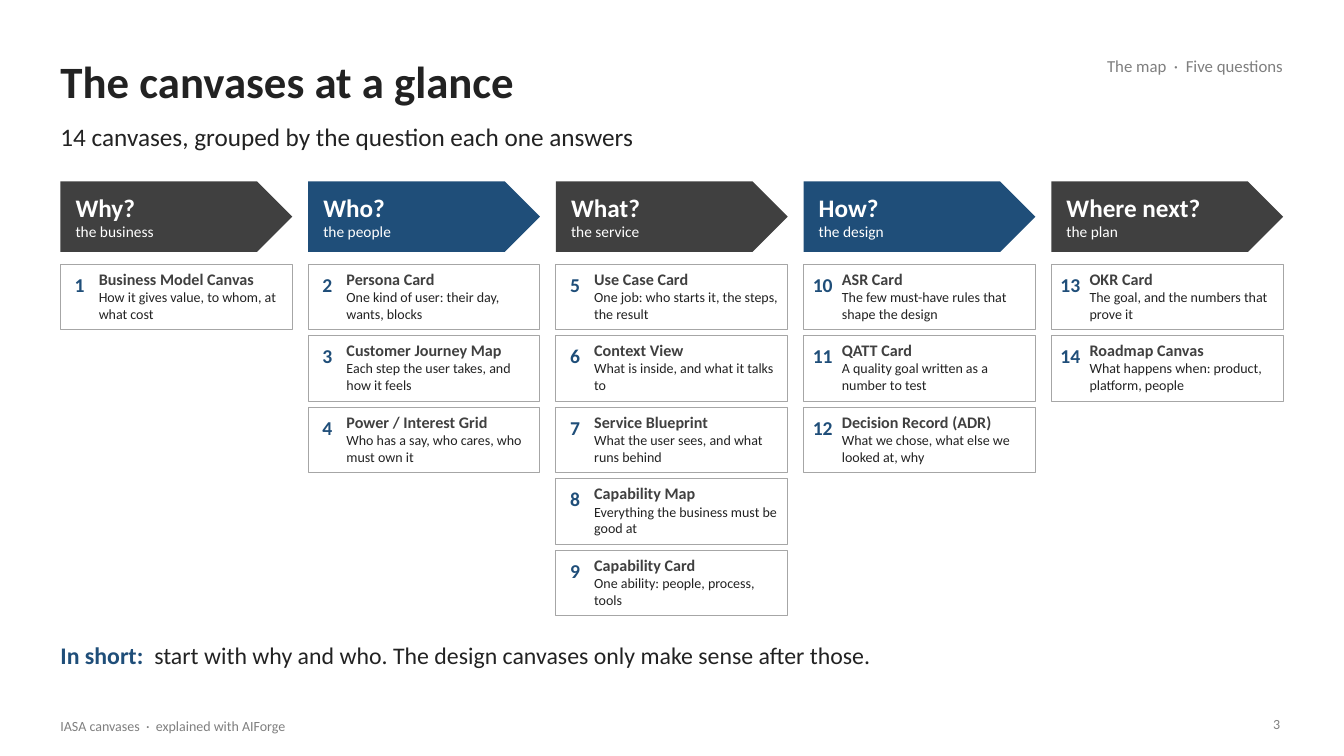
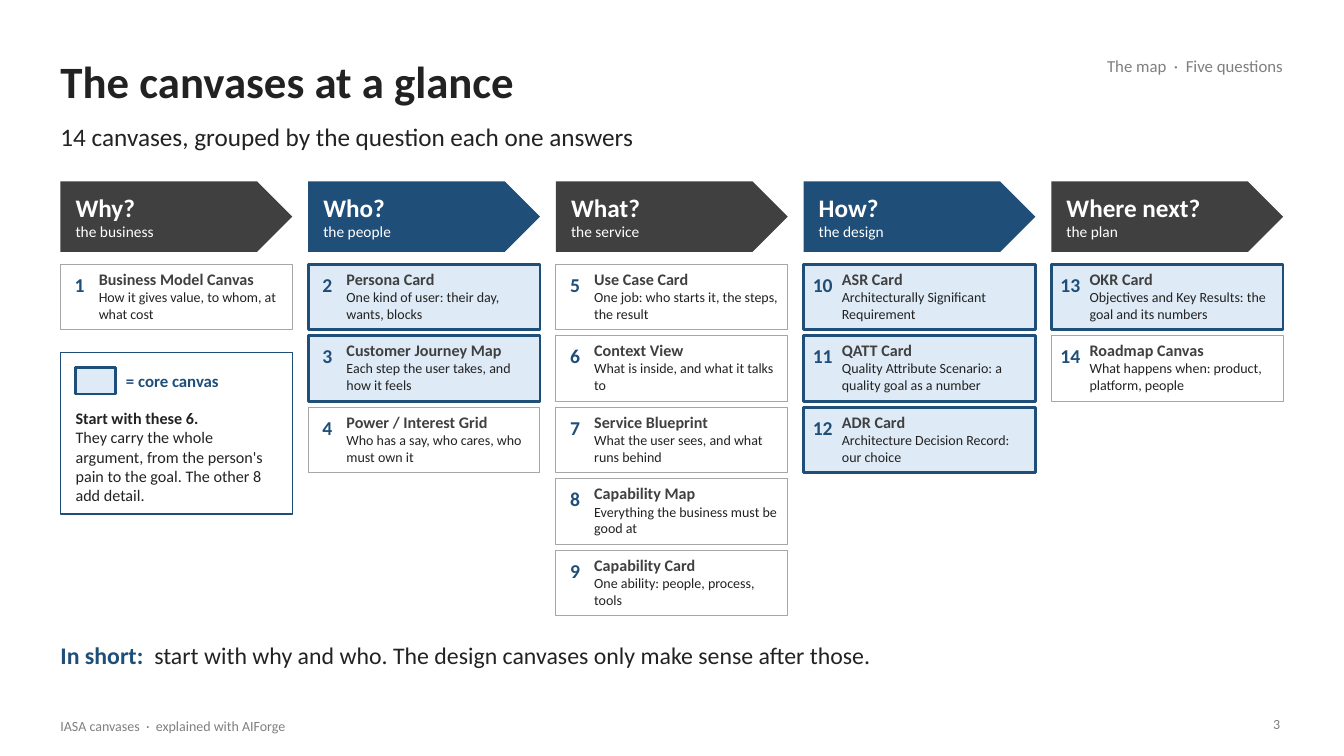
Before and after one commit to Manikanta-Reddy-Pasala/tools, a slide deck: slide 3 of course/iasa-aiforge/IASA-Canvases-with-AIForge.pptx. Drawn at 1344x756 pixels with LibreOffice and Linux fonts; fonts in the diff are those of the drawing. Boxes give left, top, right and bottom in pixels: in the first picture for what was removed or moved away, otherwise in the second. Text is boxed around its words. In the diff, an @@ line names an element or a change of style, - is before the commit and + after.

```diff
--- a/course/iasa-aiforge/IASA-Canvases-with-AIForge.pptx
+++ b/course/iasa-aiforge/IASA-Canvases-with-AIForge.pptx
@@ fill #FFFFFF to #DEEAF6; outline #A6A6A6 0.75 pt to #1F4E79 2 pt in 6 elements at bbox=[309, 264, 540, 330], bbox=[309, 336, 540, 401], bbox=[804, 264, 1035, 330], bbox=[804, 336, 1035, 401], bbox=[804, 407, 1035, 473], bbox=[1052, 264, 1284, 330] @@
@@ text at bbox=[842, 292, 986, 322]: text changed @@
-The few must-have rules that shape the design
+Architecturally Significant Requirement
@@ text at bbox=[1090, 292, 1266, 322]: text changed @@
-The goal, and the numbers that prove it
+Objectives and Key Results: the goal and its numbers
@@ rectangle added at bbox=[60, 353, 292, 514], fill #FFFFFF, outline #1F4E79 1 pt @@
@@ rectangle added at bbox=[76, 368, 116, 394], fill #DEEAF6, outline #1F4E79 2 pt @@
@@ text added at bbox=[138, 378, 219, 387], 12 pt, text #1F4E79, bold @@
+= core canvas
@@ text at bbox=[842, 363, 1002, 393]: text changed @@
-A quality goal written as a number to test
+Quality Attribute Scenario: a quality goal as a number
@@ text added at bbox=[76, 412, 263, 501], 11.5 pt, text #222222 @@
+Start with these 6.
+They carry the whole argument, from the person's pain to the goal. The other 8 add detail.
@@ text at bbox=[842, 416, 1009, 462]: text changed @@
-Decision Record (ADR)
-What we chose, what else we looked at, why
+ADR Card
+Architecture Decision Record: our choice
```
Also in this commit, not shown: 5 other slides changed, 2 other files.
